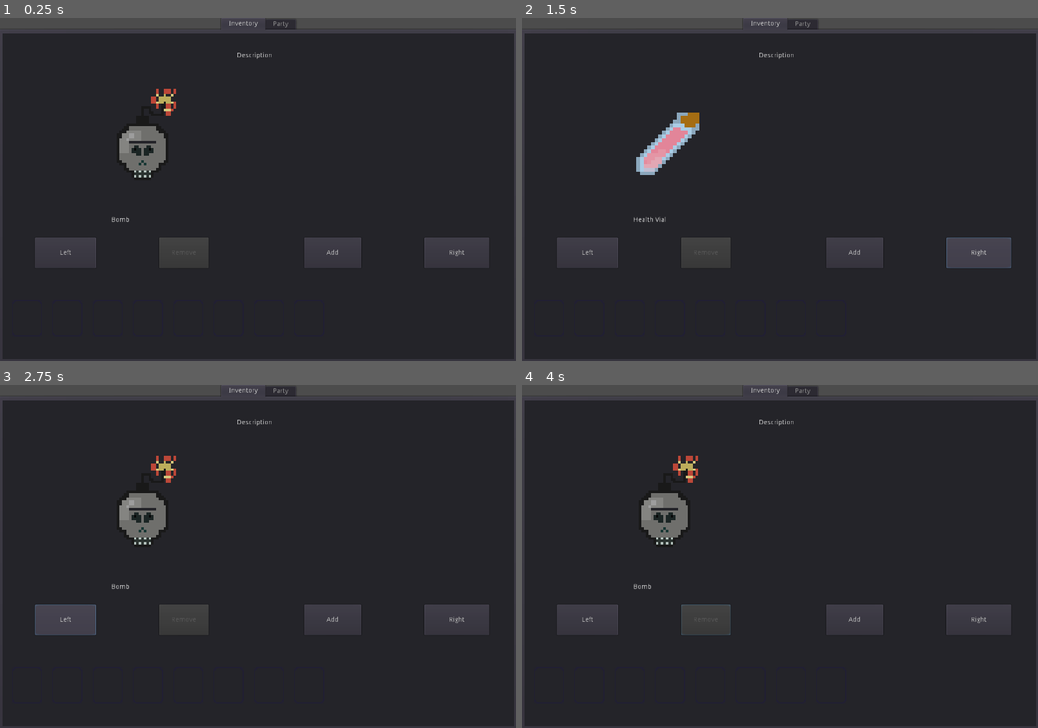
Above: before the commit, frames 1-4 (two rows, left to right).
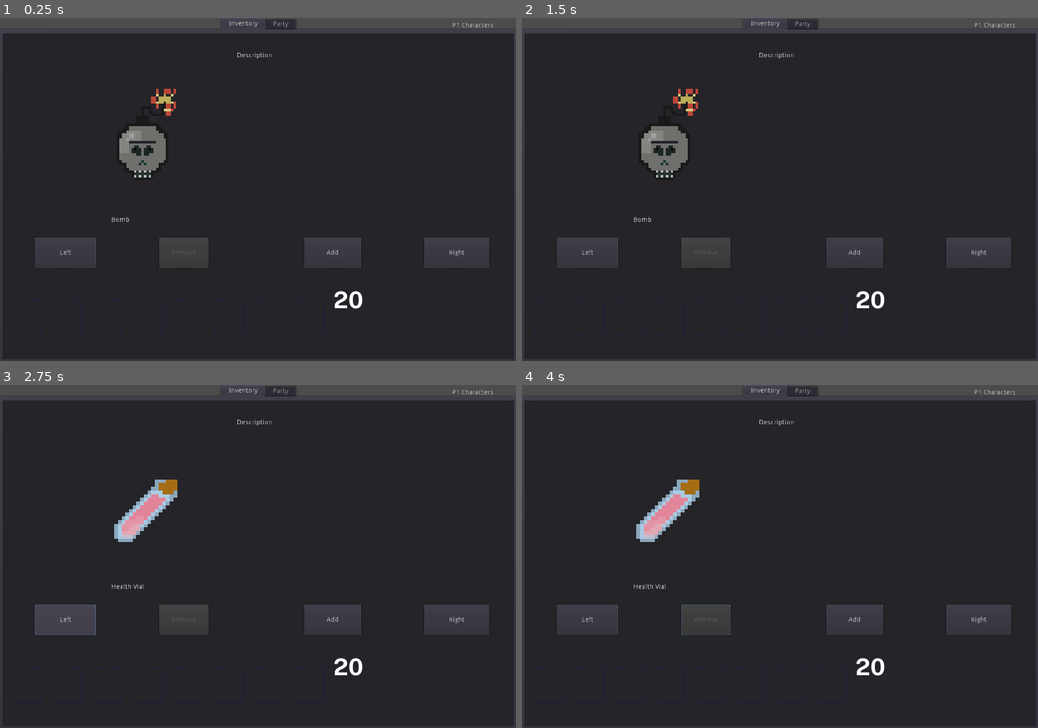
Above: after the commit, the same moments.

Repository: SiTOTG/Magic-Wars
Game: Godot game, scene res://World/Battle/PreBattle.tscn
Same seed, same stepped clock (60 frames per second), same inputs: the game is played once before the commit and once after it. The engine's default icon, where the game draws it, is replaced by a stand-in: a white triangle on a blue panel in a dark square.
Inputs (mouse positions are in pixels of both pictures, inside the frame that each line leads up to):
- Up to frame 1 (0.25 s): no input
- Up to frame 2 (1.5 s): click (996, 24) at 0.5 s, where only the run after the commit has a clickable "P1 Characters"; click "Right" at 1.25 s
- Up to frame 3 (2.75 s): click "Left" at 2 s
- Up to frame 4 (4 s): click "Add" at 2.75 s; click "Remove" at 3.5 s

The runs differ from the first frame. In frame 1, 0.2% of the frame differs, in the area x 64-96%, y 1-85%; in frame 2, 1.9%, in the area x 21-96%, y 1-85%; in frame 3, 1.9%; in frame 4, 1.9%.

Commit message:
Add player selection on pre-battle screen

Diff:
--- a/Character/Dummy/Dummy2.tres
+++ b/Character/Dummy/Dummy2.tres
@@ -1,5 +1,6 @@
-[gd_resource type="Resource" load_steps=2 format=2]
+[gd_resource type="Resource" load_steps=3 format=2]
 
+[ext_resource path="res://icon.png" type="Texture" id=1]
 [ext_resource path="res://Character/Character.gd" type="Script" id=2]
 
 [resource]
@@ -11,3 +12,4 @@
 damage = 3
 max_mp = 100
 point_cost = 5
+icon = ExtResource( 1 )
--- a/Player/P1.tres
+++ b/Player/P1.tres
@@ -63,6 +63,7 @@
 [resource]
 script = ExtResource( 1 )
 characters = [ ExtResource( 2 ), SubResource( 3 ), SubResource( 4 ), SubResource( 5 ), SubResource( 6 ) ]
+player_group = "P1 Characters"
 item_slots = [ SubResource( 1 ), SubResource( 2 ) ]
-player_group = "P1 Characters"
+selected_characters = [  ]
 buy_points = 20
--- a/Player/P2.tres
+++ b/Player/P2.tres
@@ -9,10 +9,12 @@
 script = ExtResource( 4 )
 item = ExtResource( 3 )
 remaining = 3
+stacks = 0
 
 [resource]
 script = ExtResource( 1 )
 characters = [ ExtResource( 2 ) ]
+player_group = "P2 Characters"
 item_slots = [ SubResource( 1 ) ]
-player_group = "P2 Characters"
+selected_characters = [  ]
 buy_points = 50
--- a/Player/Player.gd
+++ b/Player/Player.gd
@@ -2,6 +2,9 @@
 extends Resource
 
 export (Array, Resource) var characters = []
+export (String, "P1 Characters", "P2 Characters") var player_group = "P1 Characters"
+
+# Battle
 export (Array, Resource) var item_slots = []
-export (String, "P1 Characters", "P2 Characters") var player_group = "P1 Characters"
+export (Array, Resource) var selected_characters = []
 export (int, 20, 100) var buy_points = 50
--- a/World/Battle/CharacterPreview.gd
+++ b/World/Battle/CharacterPreview.gd
@@ -15,3 +15,7 @@
 
 func _on_SingleCharacterView_character_unselected(character, current_points, all_selected_characters):
 	update_preview(all_selected_characters)
+
+
+func _on_SingleCharacterView_character_batch_update(selected_characters):
+	update_preview(selected_characters)
--- a/World/Battle/PreBattle.gd
+++ b/World/Battle/PreBattle.gd
@@ -1,10 +1,21 @@
 extends Control
 
 var player: Player
+onready var pointsLabel := $Overlay/PointsLabel
+onready var itemView := $Selector/Inventory/ItemSelector/SingleItemView
+onready var characterView := $Selector/Party/CharacterSelector/SingleCharacterView
 
 func _ready():
 	# Default, just in case it wasn't provided
 	player = preload("res://Player/P1.tres")
+	setup()
 
 func setup():
-	pass
+	itemView.player = player
+	pointsLabel._setup(player)
+	characterView.player = player
+
+
+func _on_SelectPlayerMenu_player_changed(player):
+	self.player = player
+	setup()
--- a/World/Battle/PreBattle.tscn
+++ b/World/Battle/PreBattle.tscn
@@ -6,6 +6,15 @@
 [ext_resource path="res://World/Battle/CharacterPreview.gd" type="Script" id=4]
 [ext_resource path="res://World/Items/ItemSlotUI.tscn" type="PackedScene" id=5]
 [ext_resource path="res://World/Battle/PreBattle/ItemPreview.gd" type="Script" id=6]
+[ext_resource path="res://Assets/font/PublicSans-Bold.ttf" type="DynamicFontData" id=7]
+[ext_resource path="res://World/Battle/PreBattle/PointsLabel.gd" type="Script" id=8]
+[ext_resource path="res://World/Battle/PreBattle/SelectPlayerMenu.gd" type="Script" id=9]
+[ext_resource path="res://Player/P2.tres" type="Resource" id=10]
+[ext_resource path="res://Player/P1.tres" type="Resource" id=11]
+
+[sub_resource type="DynamicFont" id=1]
+size = 50
+font_data = ExtResource( 7 )
 
 [node name="PreBattle" type="Control"]
 anchor_right = 1.0
@@ -223,7 +232,33 @@
 margin_right = 366.0
 margin_bottom = 136.0
 
+[node name="PointsLabel" type="Label" parent="Overlay"]
+margin_right = 366.0
+margin_bottom = 136.0
+size_flags_horizontal = 3
+size_flags_vertical = 7
+custom_fonts/font = SubResource( 1 )
+text = "12"
+script = ExtResource( 8 )
+
+[node name="SelectPlayerMenu" type="MenuButton" parent="."]
+anchor_left = 1.0
+anchor_right = 1.0
+margin_left = -181.0
+margin_bottom = 32.0
+text = "Player 1"
+items = [ "Player1", null, 0, false, false, 0, 0, null, "", false, "Player2", null, 0, false, false, 1, 0, null, "", false ]
+script = ExtResource( 9 )
+players = [ ExtResource( 11 ), ExtResource( 10 ) ]
+
+[connection signal="item_batch_update" from="Selector/Inventory/ItemSelector/SingleItemView" to="Selector/Inventory/ItemPreview" method="_on_SingleItemView_item_batch_update"]
 [connection signal="item_selected" from="Selector/Inventory/ItemSelector/SingleItemView" to="Selector/Inventory/ItemPreview" method="_on_SingleItemView_item_selected"]
+[connection signal="item_selected" from="Selector/Inventory/ItemSelector/SingleItemView" to="Overlay/PointsLabel" method="_on_SingleItemView_item_selected"]
 [connection signal="item_unselected" from="Selector/Inventory/ItemSelector/SingleItemView" to="Selector/Inventory/ItemPreview" method="_on_SingleItemView_item_unselected"]
+[connection signal="item_unselected" from="Selector/Inventory/ItemSelector/SingleItemView" to="Overlay/PointsLabel" method="_on_SingleItemView_item_unselected"]
+[connection signal="character_batch_update" from="Selector/Party/CharacterSelector/SingleCharacterView" to="Selector/Party/Preview" method="_on_SingleCharacterView_character_batch_update"]
 [connection signal="character_selected" from="Selector/Party/CharacterSelector/SingleCharacterView" to="Selector/Party/Preview" method="_on_SingleCharacterView_character_selected"]
+[connection signal="character_selected" from="Selector/Party/CharacterSelector/SingleCharacterView" to="Overlay/PointsLabel" method="_on_SingleCharacterView_character_selected"]
 [connection signal="character_unselected" from="Selector/Party/CharacterSelector/SingleCharacterView" to="Selector/Party/Preview" method="_on_SingleCharacterView_character_unselected"]
+[connection signal="character_unselected" from="Selector/Party/CharacterSelector/SingleCharacterView" to="Overlay/PointsLabel" method="_on_SingleCharacterView_character_unselected"]
+[connection signal="player_changed" from="SelectPlayerMenu" to="." method="_on_SelectPlayerMenu_player_changed"]
--- a/World/Battle/PreBattle/ItemPreview.gd
+++ b/World/Battle/PreBattle/ItemPreview.gd
@@ -32,3 +32,8 @@
 
 func _on_SingleItemView_item_unselected(item: ItemSlot, current_points, current_stack_size: int, all_selected_item):
 	update_preview(item, current_stack_size)
+
+
+func _on_SingleItemView_item_batch_update(selected_items):
+	item_list = selected_items
+	update_ui()
--- /dev/null
+++ b/World/Battle/PreBattle/PointsLabel.gd
@@ -0,0 +1,22 @@
+extends Label
+
+func _setup(player: Player):
+	text = str(player.buy_points)
+
+func update_points(points):
+	text = str(points)
+
+func _on_SingleCharacterView_character_selected(character, current_points, all_selected_characters):
+	update_points(current_points)
+
+
+func _on_SingleCharacterView_character_unselected(character, current_points, all_selected_characters):
+	update_points(current_points)
+
+
+func _on_SingleItemView_item_selected(item, current_points, current_stack_size, all_selected_items):
+	update_points(current_points)
+
+
+func _on_SingleItemView_item_unselected(item, current_points, current_stack_size, all_selected_item):
+	update_points(current_points)
--- /dev/null
+++ b/World/Battle/PreBattle/SelectPlayerMenu.gd
@@ -0,0 +1,38 @@
+extends MenuButton
+
+signal player_changed(player)
+
+export (Array, Resource) var players: Array setget set_players
+
+func _ready():
+	_setup()
+	get_popup().connect("id_pressed", self, "_on_player_id_pressed")
+
+func set_players(value):
+	players = value
+	_setup()
+
+func _setup():
+	if not players:
+		text = ""
+		get_popup().clear()
+		return
+
+	var popup: PopupMenu = get_popup()
+	popup.clear()
+	text = players[0].player_group
+	for player in players:
+		player = player as Player
+		var menu_item = popup.add_item(player.player_group)
+
+func _on_player_id_pressed(id):
+	var player_group = get_popup().get_item_text(id)
+	if text == player_group:
+		# Selected same player
+		return
+	for player in players:
+		if player.player_group == player_group:
+			emit_signal("player_changed", player)
+			text = player.player_group
+			return
+	printerr("No player found, list out of date?")
--- a/World/Battle/PreBattle/SingleCharacterView.gd
+++ b/World/Battle/PreBattle/SingleCharacterView.gd
@@ -5,9 +5,10 @@
 
 signal character_selected(character, current_points, all_selected_characters)
 signal character_unselected(character, current_points, all_selected_characters)
+signal character_batch_update(selected_characters)
 
 onready var characters = player.characters
-onready var selected_characters = []
+onready var selected_characters = player.selected_characters
 
 onready var select_button = $Select
 
@@ -15,8 +16,10 @@
 	player = value
 	if player:
 		characters = player.characters
+		selected_characters = player.selected_characters
+	emit_signal("character_batch_update", selected_characters)
 	current = 0
-	selected_characters = []
+	update()
 
 func _ready():
 	update()
--- a/World/Battle/PreBattle/SingleItemSelect.gd
+++ b/World/Battle/PreBattle/SingleItemSelect.gd
@@ -5,6 +5,7 @@
 
 signal item_selected(item, current_points, current_stack_size, all_selected_items)
 signal item_unselected(item, current_points, current_stack_size, all_selected_item)
+signal item_batch_update(selected_items)
 
 onready var items = player.item_slots
 
@@ -16,6 +17,12 @@
 	if player:
 		items = player.item_slots
 	current = 0
+	var selected_items = []
+	for item in player.item_slots:
+		if item.stacks > 0:
+			selected_items.append(item)
+	emit_signal("item_batch_update", selected_items)
+	update()
 
 func _ready():
 	update()
Not shown: 1 places in World/Battle/PreBattle.tscn that only renumber resources
